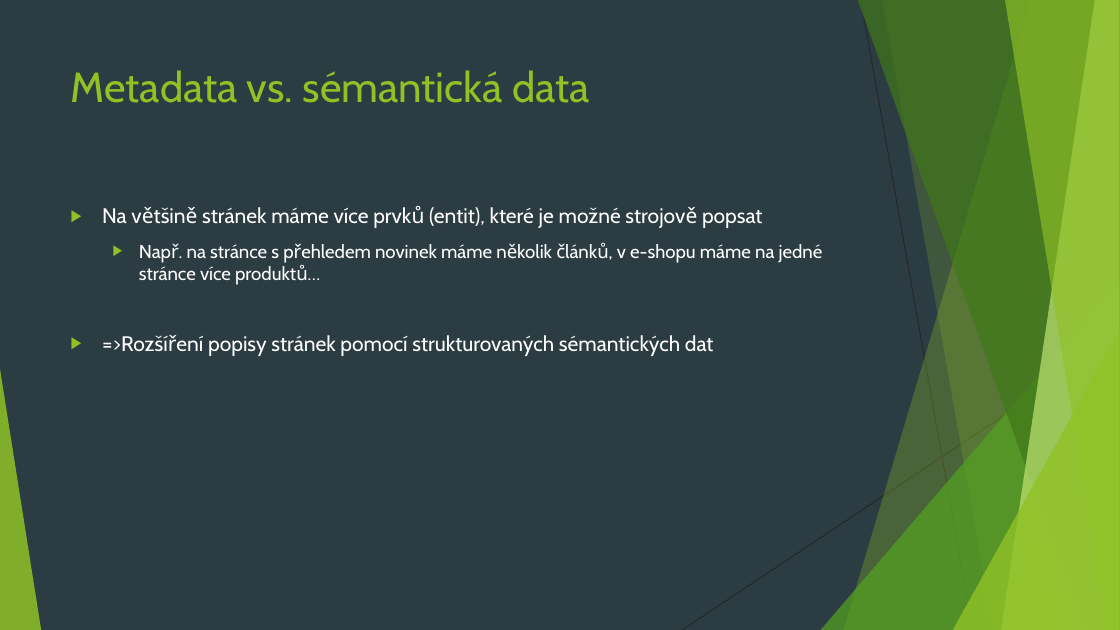
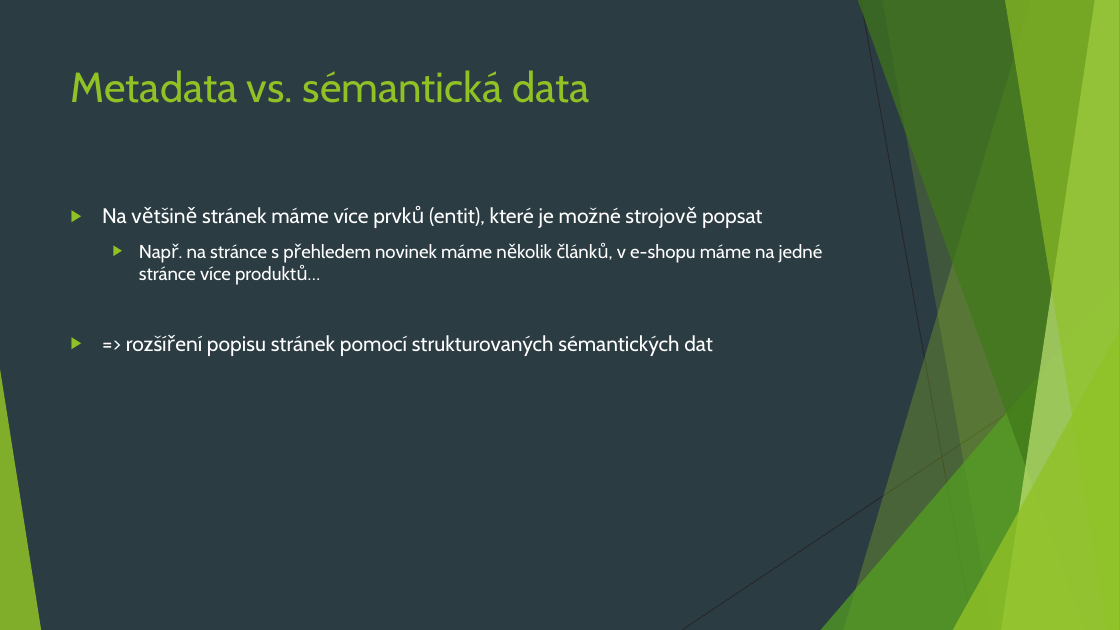
Before and after one commit to 4iz160/cviceni, a slide deck: slide 11 of 03-metadata/cviceni-03.pptx. Drawn at 1120x630 pixels with LibreOffice and Linux fonts; fonts in the diff are those of the drawing. Boxes give left, top, right and bottom in pixels: in the first picture for what was removed or moved away, otherwise in the second. Text is boxed around its words. In the diff, an @@ line names an element or a change of style, - is before the commit and + after.

```diff
--- a/03-metadata/cviceni-03.pptx
+++ b/03-metadata/cviceni-03.pptx
@@ text at [207, 335, 713, 356]: text changed @@
-▶ =>Rozšíření popisy stránek pomocí strukturovaných sémantických dat
+▶ => rozšíření popisu stránek pomocí strukturovaných sémantických dat
```
Also in this commit, not shown: 1 other file.
